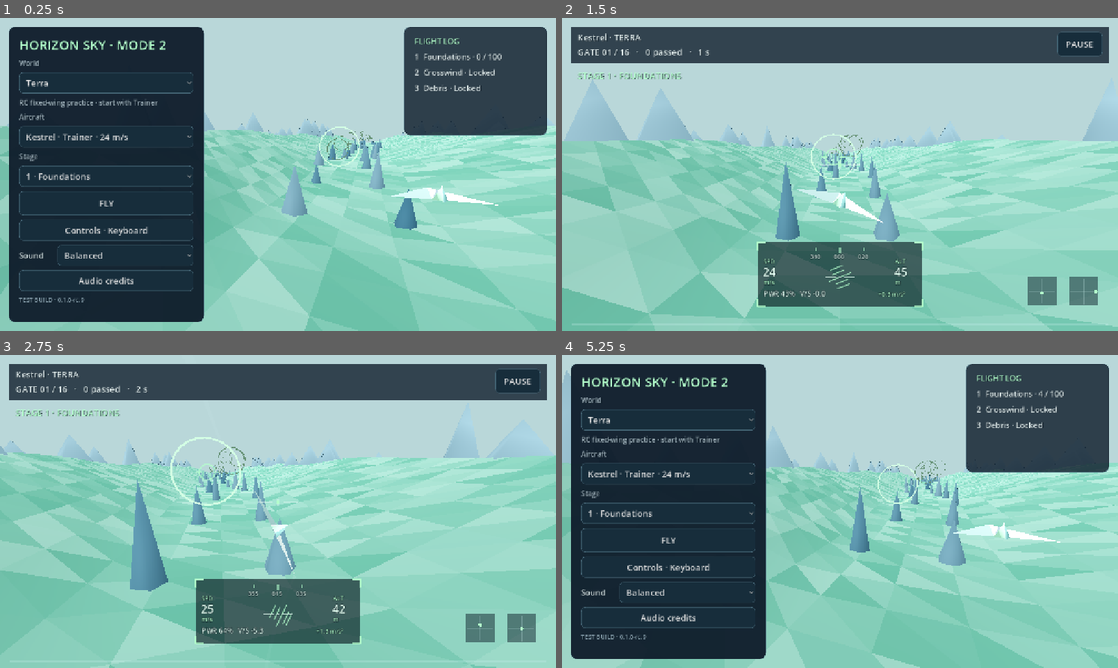
Above: before the commit, frames 1-4 (two rows, left to right).
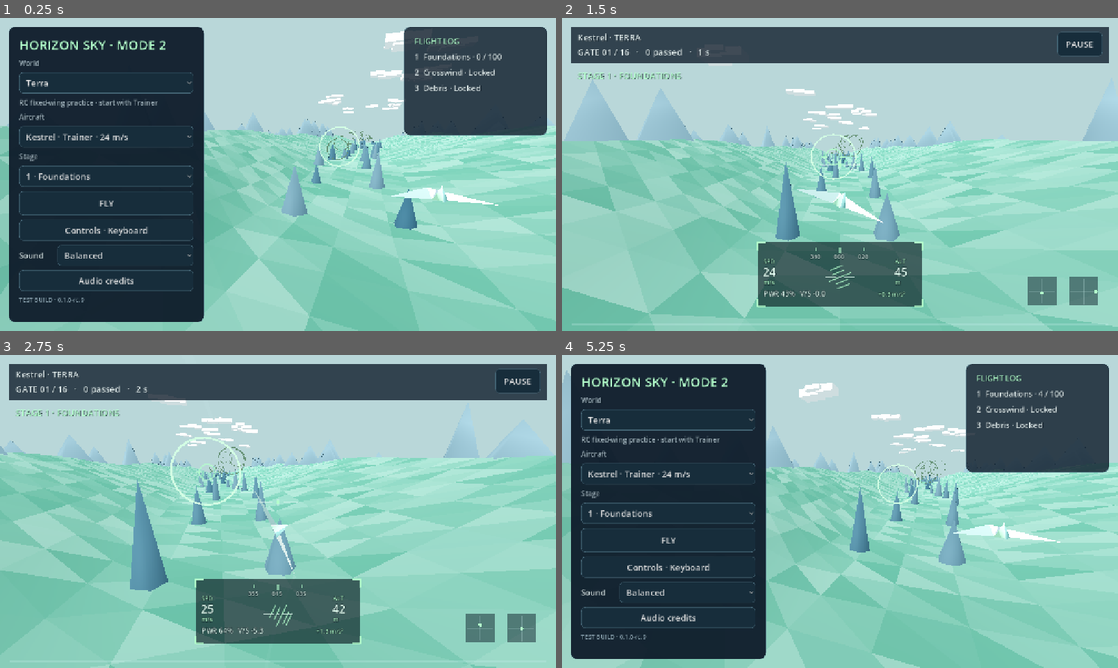
Above: after the commit, the same moments.

Repository: Denberg28/Horizon-Sky
Game: Godot game, scene res://main.tscn
Same seed, same stepped clock (60 frames per second), same inputs: the game is played once before the commit and once after it.
Inputs (mouse positions are in pixels of both pictures, inside the frame that each line leads up to):
- Up to frame 1 (0.25 s): no input
- Up to frame 2 (1.5 s): click "FLY" at 0.5 s; tap Enter at 1.25 s; move the mouse to (962, 158) at 1.27 s; hold D from 1.28 s (still down); hold E from 1.28 s (still down); click (962, 158) at 1.42 s
- Up to frame 3 (2.75 s): release D at 2 s; release E at 2 s; drag from (166, 527) to (250, 574) at 2.02 s
- Up to frame 4 (5.25 s): move the mouse to (895, 442) at 2.77 s; hold D 2.78-3.5 s; hold C 2.78-3.5 s; drag from (812, 574) to (673, 464) at 3.52 s; move the mouse to (1006, 558) at 4.27 s; hold A 4.28-5 s; hold E 4.28-5 s; click "Hangar" at 5 s

The runs differ from the first frame. In frame 1, 0.4% of the frame differs, in the area x 57-73%, y 4-31%; in frame 2, 0.3%; in frame 3, 0.3%; in frame 4, 0.5%, in the area x 42-73%, y 8-32%.

Commit message:
Add planet sky/cloud colors and high-altitude procedural cloud clusters to course.gd
Added sky_top, sky_horizon, and cloud properties to planet definitions. Introduced cloud generation logic for visual enhancement.

Diff:
--- a/scripts/course.gd
+++ b/scripts/course.gd
@@ -1,8 +1,8 @@
 extends Node3D
 const PLANETS = [
-	{"name": "TERRA", "subtitle": "Verdant passage", "lesson": "Read terrain. Hold a clean line.", "sky": Color("b9d7d9"), "ground": Color("548d79"), "rock": Color("355868"), "accent": Color("b4ffcc"), "wind": 0.0},
-	{"name": "ARES", "subtitle": "The red escarpment", "lesson" …(120 unchanged characters)… , "accent": Color("ffe0a6"), "wind": 3.0},
-	{"name": "EUROPA", "subtitle": "Blue silence", "lesson": "M …(116 unchanged characters)… , "accent": Color("93ebff"), "wind": 1.0}
+	{"name": "TERRA", "subtitle": "Verdant passage", "lesson": "Read terrain. Hold a clean line.", "sky": Color("b9d7d9"), "ground": Color("548d79"), "rock": Color("355868"), "accent": Color("b4ffcc"), "wind": 0.0, "sky_top": Color("4a84ad"), "sky_horizon": Color("d9ece8"), "cloud": Color("f3f9fa")},
+	{"name": "ARES", "subtitle": "The red escarpment", "lesson" …(120 unchanged characters)… , "accent": Color("ffe0a6"), "wind": 3.0, "sky_top": Color("6a3d46"), "sky_horizon": Color("ebb698"), "cloud": Color("f0cbb4")},
+	{"name": "EUROPA", "subtitle": "Blue silence", "lesson": "M …(116 unchanged characters)… , "accent": Color("93ebff"), "wind": 1.0, "sky_top": Color("091224"), "sky_horizon": Color("2a5c85"), "cloud": Color("8dc5e8")}
 ]
 const GATE_COUNT = 16
 const RADIUS = 10.0
@@ -129,6 +129,19 @@
 			mountain.position = Vector3(side * rng.randf_range(250, 320), peak_height / 2 - 5, 120 - i * 90)
 			mountain.material_override = material(palette.rock.lightened(0.15))
 			root.add_child(mountain)
+	var cloud_material = material(palette.cloud)
+	for i in range(18):
+		var cluster = Node3D.new()
+		cluster.position = Vector3(rng.randf_range(-240.0, 240.0), rng.randf_range(198.0, 255.0), rng.randf_range(-1900.0, 60.0))
+		root.add_child(cluster)
+		for puff_idx in range(3):
+			var puff = MeshInstance3D.new()
+			var mesh = BoxMesh.new()
+			mesh.size = Vector3(rng.randf_range(26.0, 52.0), rng.randf_range(7.0, 14.0), rng.randf_range(18.0, 36.0))
+			puff.mesh = mesh
+			puff.position = Vector3((puff_idx - 1) * rng.randf_range(14.0, 24.0), rng.randf_range(-4.0, 5.0), rng.randf_range(-10.0, 10.0))
+			puff.material_override = cloud_material
+			cluster.add_child(puff)
 
 	# Stage-three hazards share the route seed, so a retry keeps its obstacles.
 	# Debris never spawns inside the gate plane; the pilot has room to anticipate it.
